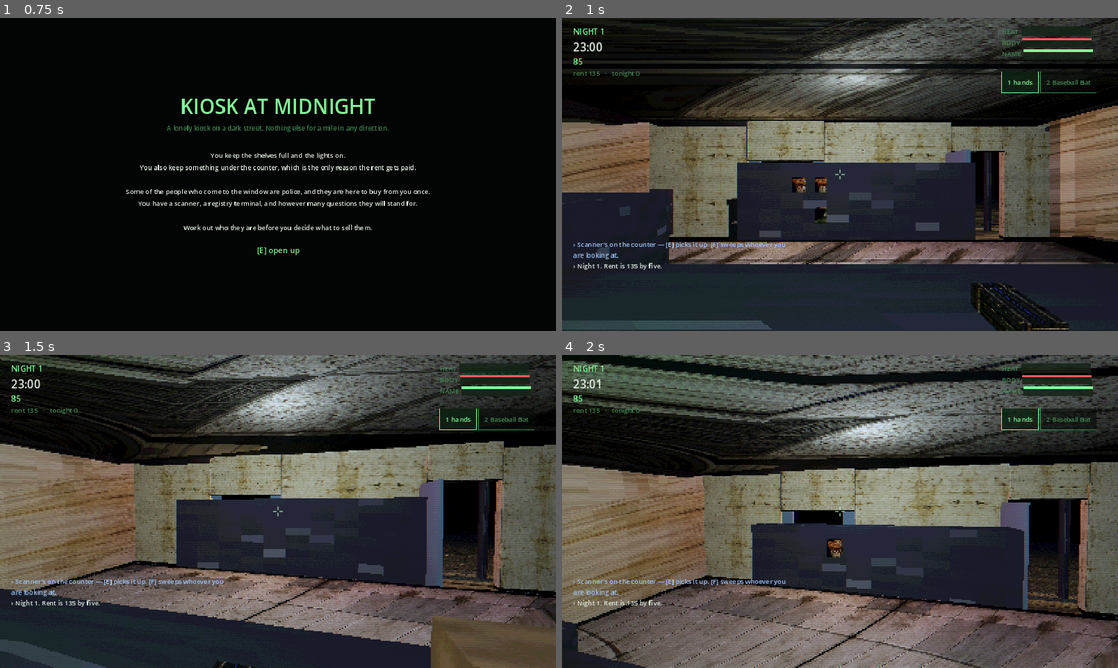
Above: before the commit, frames 1-4 (two rows, left to right).
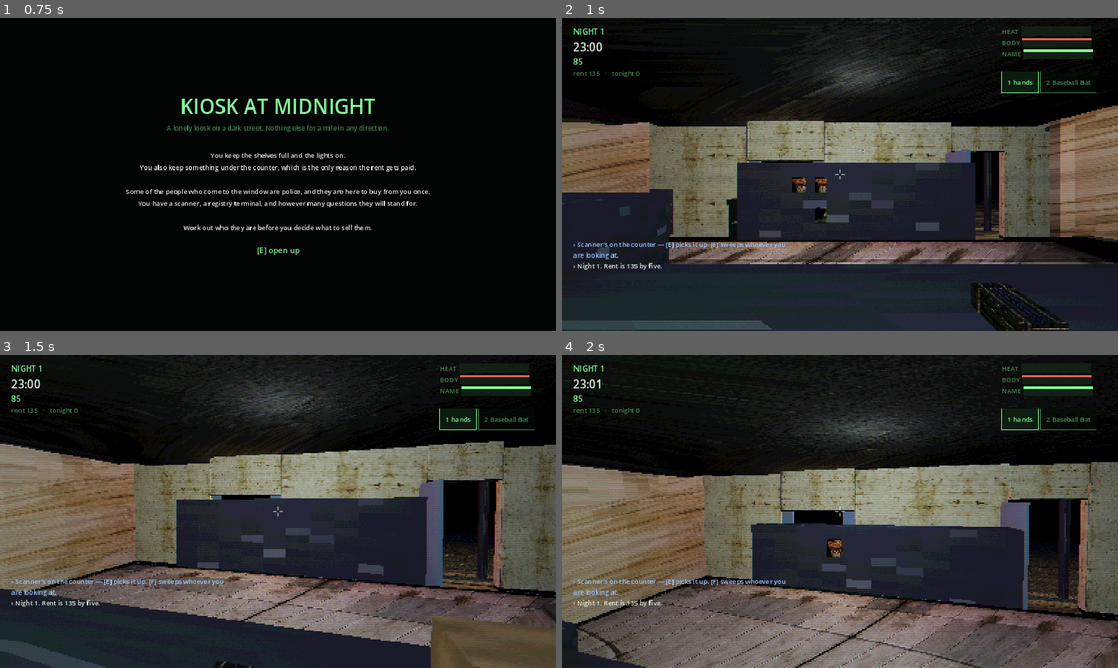
Above: after the commit, the same moments.

Repository: deeal87/Steam-game1
Game: Godot game, scene res://scenes/Boot.tscn
Two runs of this game, one before a commit and one after it. Both use one fixed random seed, a clock stepped at 60 frames per second and the inputs below.
Inputs (mouse positions are in pixels of both pictures, inside the frame that each line leads up to):
- Up to frame 1 (0.75 s): tap Enter at 0.5 s; move the mouse to (400, 158) at 0.52 s; hold D (move_right) from 0.53 s (still down); right-click (400, 158) at 0.6 s; click (400, 158) at 0.67 s
- Up to frame 2 (1 s): keep holding D (move_right); tap Space (jump) at 0.77 s
- Up to frame 3 (1.5 s): tap Space (jump) at 1.07 s; move the mouse to (250, 511) at 1.27 s; release D (move_right) at 1.28 s; hold W (move_forward) from 1.28 s (still down); tap Ctrl (crouch) at 1.35 s
- Up to frame 4 (2 s): keep holding W (move_forward); tap Space (jump) at 1.52, 1.82 s

Frame 1 is identical in both runs. In frame 2, 15% of the frame differs, in the area x 0-100%, y 0-33%; in frame 3, 15%; in frame 4, 21%, in the area x 0-100%, y 0-38%.

Commit message:
Give the ceiling nothing to look at
Eight cuts off the architecture sheet — concrete, metal panel and peeling
walls, concrete and tile floors, three ceilings — and the shop ceiling
changes to plain concrete.

That is the fix for the busy ceiling rather than another repeat number. The
kiosk sheet's ceiling is itself a grid of four tiles, so mirroring it into a
tile made sixteen, and any repeat above one put a hundred-odd of them
overhead. Three repeats was noise and one smeared them into swirls; there
was no good value because the texture was wrong for the surface. A ceiling
is the one thing in a room with nothing on it to look at, and concrete has
almost no feature to repeat, so it tiles hard without ever announcing that
it is tiling.

The stockroom's concrete walls come off the same sheet now.

Worth noting for the sheets still to come: mirroring shows more on these.
The architecture swatches are about eighty pixels on the sheet against two
hundred and fifty for the street ones, and folding something that small
gives it a kaleidoscope quality if you look for it. It is still the right
trade against a visible seam every few metres, but it is the argument for
the original files if they exist.

Fifty painted surfaces, confirmed loaded in the shipped binary.

Verified: smoke, balance and soak clean; all three platforms export.

Co-Authored-By: Claude Opus 5 <noreply@anthropic.com>
Claude-Session: https://claude.ai/code/session_01Y2H3cv3gXyithUA67HDMt6

Diff:
--- a/scripts/world/World.gd
+++ b/scripts/world/World.gd
@@ -182,11 +182,14 @@
 	# — twice the size of a real floor tile and the first thing you notice.
 	_mats["floor"] = _surface("floor", ProcTex.tiles(41), 6.0, 6.0)
 	_mats["wall"] = _surface("wall", ProcTex.grime(Color(0.38, 0.37, 0.33), 0.45, 55), 4.0, 2.0)
-	# And the ceiling the other way, though not as far as it first went. The cut
-	# is itself a grid of four tiles, so mirroring made sixteen and repeating
-	# three times put a hundred and forty-four overhead, which read as noise
-	# rather than as a ceiling. One repeat smeared them into swirls instead.
-	_mats["ceiling"] = _surface("ceiling", ProcTex.grime(Color(0.26, 0.26, 0.25), 0.5, 61), 4.0, 2.5)
+	# Plain concrete overhead rather than the tiled ceiling from the kiosk sheet.
+	# That one is itself a grid of four tiles, so mirroring made sixteen and any
+	# repeat above one put a hundred-odd of them over your head — busy in a way a
+	# ceiling should never be, since it is the one surface with nothing on it to
+	# look at. Concrete has almost no feature to repeat, so it can tile hard
+	# without ever announcing that it is tiling.
+	_mats["ceiling"] = _surface("ceiling_concrete",
+		ProcTex.grime(Color(0.26, 0.26, 0.25), 0.5, 61), 4.0, 3.0)
 	_mats["counter"] = _surface("counter_front", ProcTex.grime(Color(0.30, 0.24, 0.18), 0.4, 71), 2.0, 1.0)
 	_mats["steel"] = _surface("steel", ProcTex.metal(Color(0.30, 0.31, 0.33), 81), 1.0, 1.0)
 	_mats["dark_steel"] = ProcMesh.mat(ProcTex.metal(Color(0.14, 0.14, 0.16), 83))
@@ -196,7 +199,8 @@
 	_mats["neon"] = ProcMesh.mat(ProcTex.neon_sign(Color(1.0, 0.25, 0.45), 5), 1.0, Color(1.0, 0.25, 0.45), 2.2)
 	_mats["lamp"] = ProcMesh.mat(ProcTex.flat(Color(1.0, 0.92, 0.72)), 1.0, Color(1.0, 0.90, 0.66), 2.0)
 	_mats["cash"] = ProcMesh.mat(ProcTex.flat(Color(0.55, 0.62, 0.42)), 1.0, Color(0.4, 0.5, 0.3), 0.25)
-	_mats["concrete"] = _surface("concrete", ProcTex.grime(Color(0.40, 0.40, 0.38), 0.45, 131), 4.0, 3.0)
+	_mats["concrete"] = _surface("wall_concrete",
+		ProcTex.grime(Color(0.40, 0.40, 0.38), 0.45, 131), 4.0, 3.0)
 	# Lifted above 1.0 on purpose. The painted brick is a photograph of wet brick
 	# in the dark, so it arrives already dim, and the tunnel is lit by a torch
 	# and a handful of lamps — multiplying it down as well left the walls almost
--- a/tools/CutTextures.gd
+++ b/tools/CutTextures.gd
@@ -52,6 +52,16 @@
 		["item_smokes", 1106, 152, 76, 112],
 		["item_lighter", 1286, 152, 50, 112],
 		["item_noodles", 954, 358, 74, 114],
+	],
+	"architecture.png": [
+		["wall_concrete", 118, 136, 82, 78],
+		["wall_panel_metal", 645, 136, 86, 78],
+		["wall_peeling", 428, 136, 82, 78],
+		["floor_concrete", 762, 136, 84, 78],
+		["floor_tile", 855, 136, 82, 78],
+		["ceiling_concrete", 25, 313, 86, 74],
+		["ceiling_drop", 218, 313, 78, 74],
+		["ceiling_beam", 535, 313, 82, 74],
 	],
 	"sewer.png": [
 		["sewer_brick", 22, 138, 120, 132],
Binary file added: textures/ceiling_beam.png
Not shown, added: textures/ceiling_beam.png.import
Binary file added: textures/ceiling_concrete.png
Not shown, added: textures/ceiling_concrete.png.import
Binary file added: textures/ceiling_drop.png
Not shown, added: textures/ceiling_drop.png.import
Binary file added: textures/floor_concrete.png
Not shown, added: textures/floor_concrete.png.import
Binary file added: textures/floor_tile.png
Not shown, added: textures/floor_tile.png.import
Binary file added: textures/wall_concrete.png
Not shown, added: textures/wall_concrete.png.import
(and 4 more such lines)
